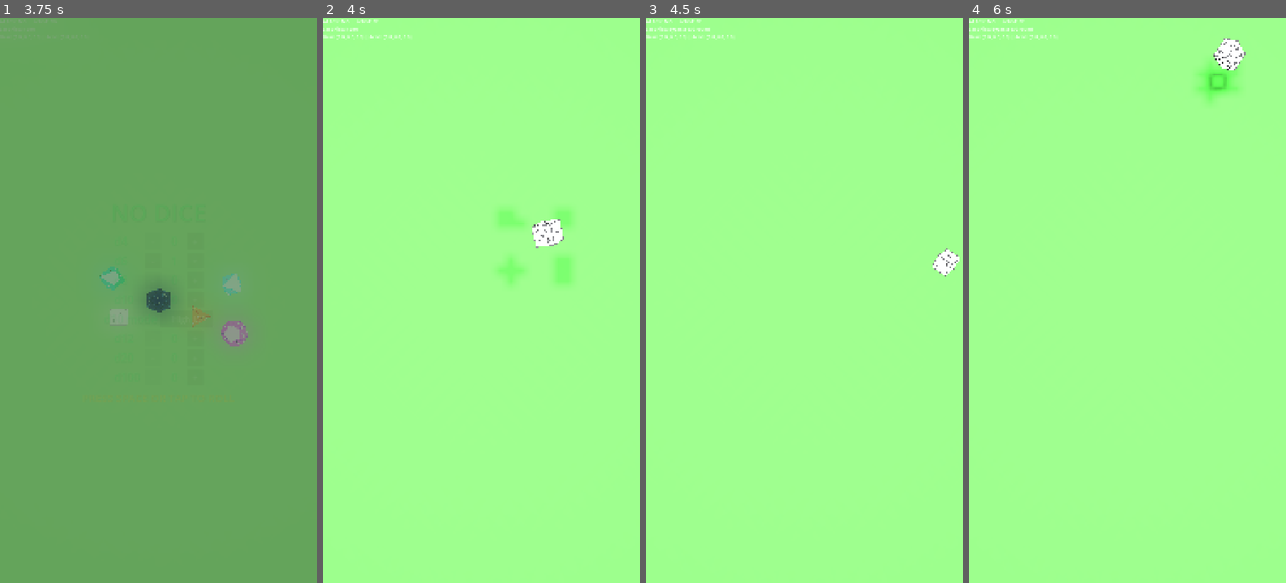
Above: before the commit, frames 1-4 (left to right).
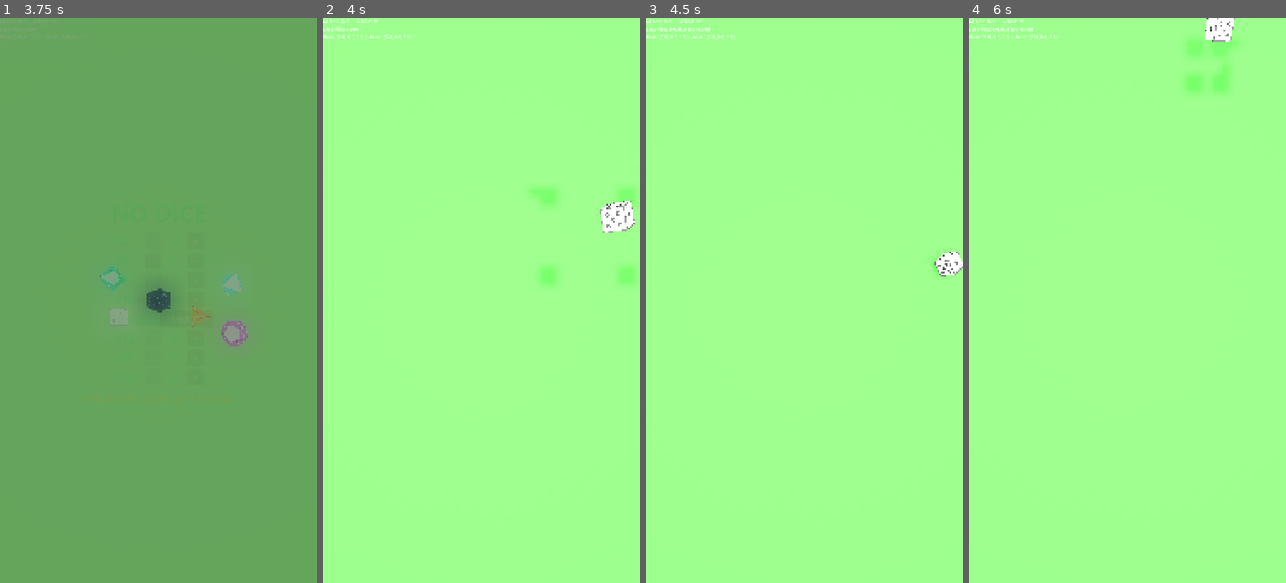
Above: after the commit, the same moments.

Repository: MatthieuLJ/no_dice
Game: Godot game, scene res://die.tscn
The game is run twice, just before and just after one commit, with the same random seed, the same clock (stepped at 60 frames per second) and the same inputs.
Inputs (mouse positions are in pixels of both pictures, inside the frame that each line leads up to):
- Up to frame 1 (3.75 s): click "+" at 0.5 s; click "-" at 1.25 s; click "Low 0" at 2 s; click "High 10" at 2.75 s; tap Space at 3.5 s; move the mouse to (228, 272) at 3.52 s; hold Right (ui_right) from 3.53 s (still down); tap Enter at 3.6 s; click (228, 272) at 3.67 s
- Up to frame 2 (4 s): keep holding Right (ui_right); tap Space at 3.77 s
- Up to frame 3 (4.5 s): release Right (ui_right) at 4.25 s; drag from (741, 328) to (788, 413) at 4.27 s
- Up to frame 4 (6 s): move the mouse to (1159, 176) at 5.02 s; hold Right (ui_right) 5.03-5.75 s; tap R at 5.1 s; tap Space at 5.75 s; drag from (1111, 413) to (1032, 215) at 5.77 s

Frame 1 is identical in both runs. In frame 2, 1.9% of the frame differs, in the area x 55-99%, y 30-47%; in frame 3, 0.2%; in frame 4, 1.3%.

Commit message:
Boost Android accelerometer shake physics with upward launch force and 3D torque spins

Diff:
--- a/world_physics.gd
+++ b/world_physics.gd
@@ -10,8 +10,8 @@
 @onready var gravity_debugger: MeshInstance3D = $Enclosure/GravityDebugger
 
 @export_group("Physics Settings")
-@export var shake_multiplier: float = 4.0
-@export var shake_threshold: float = 2.0
+@export var shake_multiplier: float = 6.0
+@export var shake_threshold: float = 2.5
 @export var max_keyboard_tilt: float = PI / 4.0
 @export var at_rest_delay: float = 1.0
 
@@ -272,31 +272,50 @@
 	if not device_gravity.is_zero_approx():
 		# --- MOBILE MODE ---
 		var mapped_gravity = Vector3(
-			device_gravity.x,  # Left/Right usually stays on X
+			device_gravity.x,  # Left/Right stays on X
 			device_gravity.z, # Hardware Z (in/out of screen) becomes Godot's Up/Down
 			-device_gravity.y   # Hardware Y (top/bottom of phone) becomes Godot's Forward/Back
 		)
 
 		target_gravity_dir = mapped_gravity
 
-		# Calculate dynamic physical shake with noise filtering and cooldown
+		# Calculate dynamic physical shake with upward launch boost and rotation spin
 		var total_accel = Input.get_accelerometer()
 		var pure_shake = total_accel - device_gravity
-
-		if shake_cooldown <= 0.0 and pure_shake.length() > maxf(8.0, shake_threshold):
-			shake_cooldown = 0.3 # Cooldown prevents per-frame impulse spam
+		var shake_mag = pure_shake.length()
+
+		if shake_cooldown <= 0.0 and shake_mag > maxf(2.5, shake_threshold):
+			shake_cooldown = 0.12 # Fast responsive cooldown for continuous shaking
 			has_left_rest = true
+
+			# Map hardware shake axes to 3D world space
 			var mapped_shake = Vector3(
 				pure_shake.x,
 				pure_shake.z,
 				-pure_shake.y
 			)
+
+			# Give a strong vertical kick so dice launch up into the air when shaken strongly
+			var upward_kick = maxf(1.5, shake_mag * 0.25)
+			mapped_shake.y += upward_kick
+
+			# Scale impulse so strong phone shakes make dice fly across the tray
+			var impulse_scale = shake_multiplier * 0.35
+
 			for d in dice:
 				if is_instance_valid(d):
 					if bool(d.get_meta("is_user_locked", false)):
 						continue
-					d.apply_central_impulse(mapped_shake * (shake_multiplier * 0.05))
-					var random_spin = Vector3(randf_range(-1, 1), randf_range(-1, 1), randf_range(-1, 1)) * 0.02
+
+					var die_impulse = mapped_shake * impulse_scale
+					# Add slight random directional variation per die so dice scatter dynamically
+					die_impulse += Vector3(randf_range(-0.5, 0.5), randf_range(0.0, 0.5), randf_range(-0.5, 0.5))
+
+					d.apply_central_impulse(die_impulse)
+
+					# Strong dynamic torque spin so dice tumble mid-air
+					var spin_power = randf_range(0.3, 0.8) * shake_multiplier
+					var random_spin = Vector3(randf_range(-1.0, 1.0), randf_range(-1.0, 1.0), randf_range(-1.0, 1.0)).normalized() * spin_power
 					d.apply_torque_impulse(random_spin)
 
 	else:
